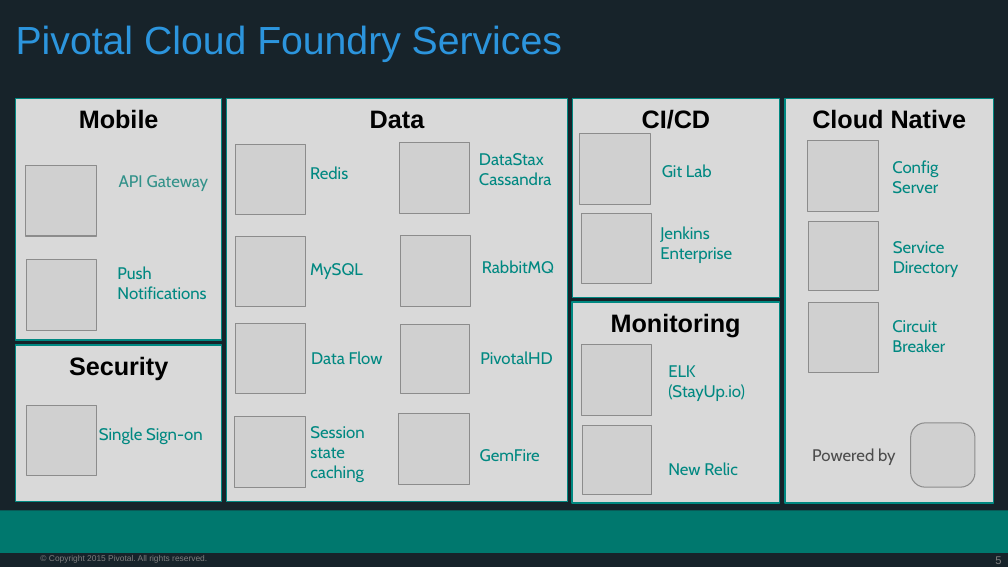
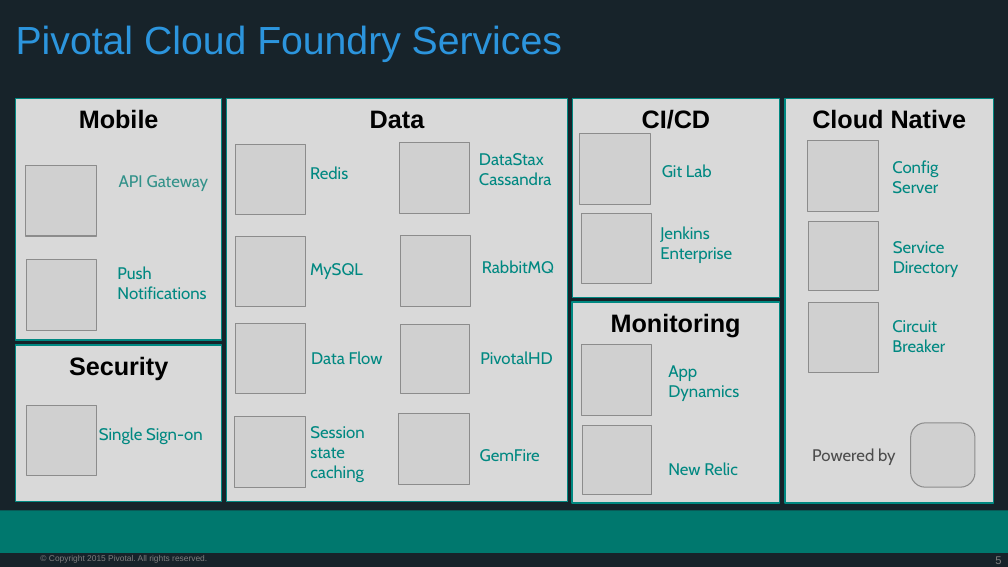
Before and after one commit to vmware-archive/PCF-Workshop-101, a slide deck: slide 5 of presentations/Session_4_Services_Overview.pptx. Drawn at 1008x567 pixels with LibreOffice and Linux fonts; fonts in the diff are those of the drawing; grey boxes stand for pictures; background and template pictures are left out. Boxes give left, top, right and bottom in pixels: in the first picture for what was removed or moved away, otherwise in the second. Text is boxed around its words. In the diff, an @@ line names an element or a change of style, - is before the commit and + after.

Commit message:
Removed Elk and EOL Mobile services

```diff
--- a/presentations/Session_4_Services_Overview.pptx
+++ b/presentations/Session_4_Services_Overview.pptx
@@ text at box(668, 365, 739, 401): text changed @@
-ELK (StayUp.io)
+App Dynamics
```
Also in this commit, not shown: 3 other slides changed, 2 slides removed.
